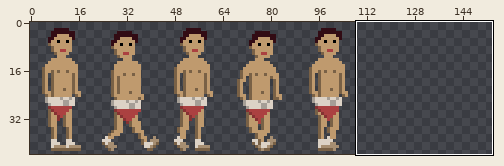
Sprite sheet: source/images/npc.png. Above: a wide view before the commit, with the close-up outlined.
Close-up. As it was:
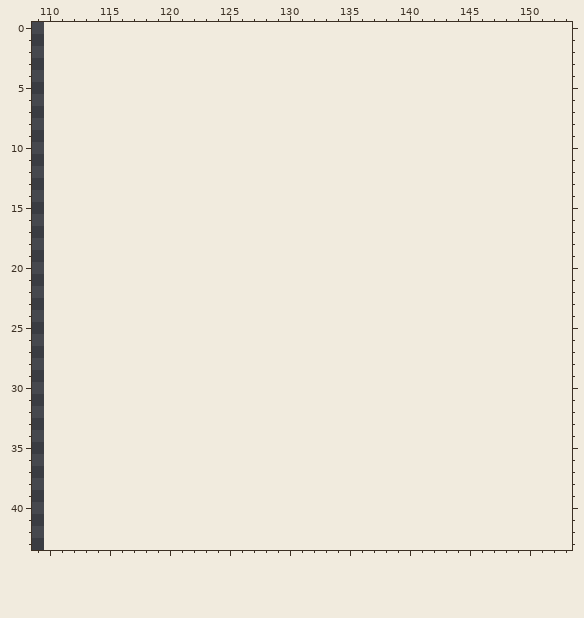
The file is 110x44 pixels. Shown: x 109..153, y 0..43. The old version is drawn lined up with the new one, on the new canvas.
The same view after the edit:
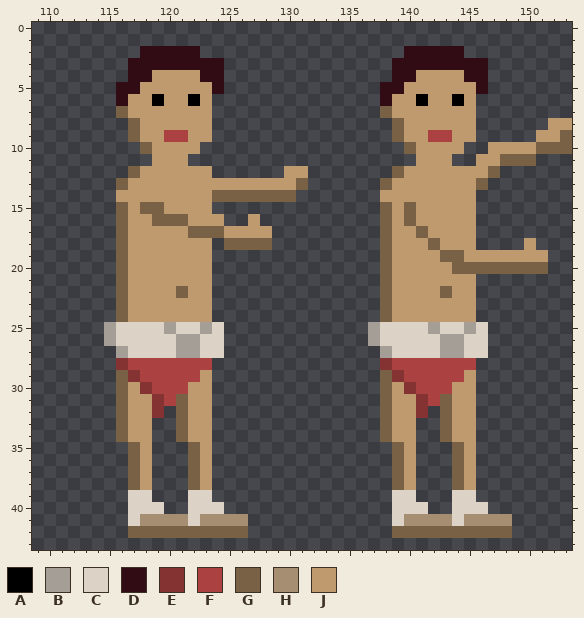
Palette (. is transparent): A #000000  B #a59e96  C #dcd2c6  D #320c14  E #853232  F #ab4141  G #796146  H #a68e72  J #bf9a6e
Edits made:
canvas 110x44 -> 154x44
Changed rows in their new state; - is an unchanged pixel.
first column x 115:
 2 ---DDDDD-----------------DDDDD---------
 3 --DDDDDDDD--------------DDDDDDDD-------
 4 --DDJJJJDD--------------DDJJJJDD-------
 5 -DDJJJJJJD-------------DDJJJJJJD-------
 6 -DJJAJJAJ--------------DJJAJJAJ--------
 7 -GJJJJJJJ--------------GJJJJJJJ--------
 8 --GJJJJJJ---------------GJJJJJJ------JJ
 9 --GJJFFJJ---------------GJJFFJJ-----JJG
10 ---GJJJJ-----------------GJJJJ--JJJJGGG
11 ----JJJ-------------------JJJ--JJGGG---
12 --GJJJJJJ------JJ-------GJJJJJJJG------
13 -GJJJJJJJJJJJJJJG------GJJJJJJJG-------
14 -JJJJJJJJGGGGGGG-------JJJJJJJJ--------
15 -GJGGJJJJ--------------GJGJJJJJ--------
16 -GJJGGGJJJ--J----------GJGJJJJJ--------
17 -GJJJJJGGGJJJJ---------GJJGJJJJ--------
18 -GJJJJJJJ-GGGG---------GJJJGJJJ----J---
19 -GJJJJJJJ--------------GJJJJGGJJJJJJJ--
20 -GJJJJJJJ--------------GJJJJJGGGGGGGG--
21 -GJJJJJJJ--------------GJJJJJJJ--------
22 -GJJJJGJJ--------------GJJJJGJJ--------
23 -GJJJJJJJ--------------GJJJJJJJ--------
24 -GJJJJJJJ--------------GJJJJJJJ--------
25 BCCCCBCCBC------------BCCCCBCCBC-------
26 BCCCCCBBCC------------BCCCCCBBCC-------
27 -BCCCCBBCC-------------BCCCCBBCC-------
28 -EFFFFFFF--------------EFFFFFFF--------
29 -GEFFFFFJ--------------GEFFFFFJ--------
30 -GJEFFFJJ--------------GJEFFFJJ--------
31 -GJJEFGJJ--------------GJJEFGJJ--------
32 -GJJE-GJJ--------------GJJE-GJJ--------
33 -GJJ--GJJ--------------GJJ--GJJ--------
34 -GJJ--GJJ--------------GJJ--GJJ--------
35 --GJ---GJ---------------GJ---GJ--------
36 --GJ---GJ---------------GJ---GJ--------
37 --GJ---GJ---------------GJ---GJ--------
38 --GJ---GJ---------------GJ---GJ--------
39 --CC---CC---------------CC---CC--------
40 --CCC--CCC--------------CCC--CCC-------
41 --CHHHHCHHHH------------CHHHHCHHHH-----
42 --GGGGGGGGGG------------GGGGGGGGGG-----
Changed places in both close-ups, as pixel boxes (x1, y1, x2, y2):
added: (104, 46, 308, 538)
added: (368, 46, 572, 538)
